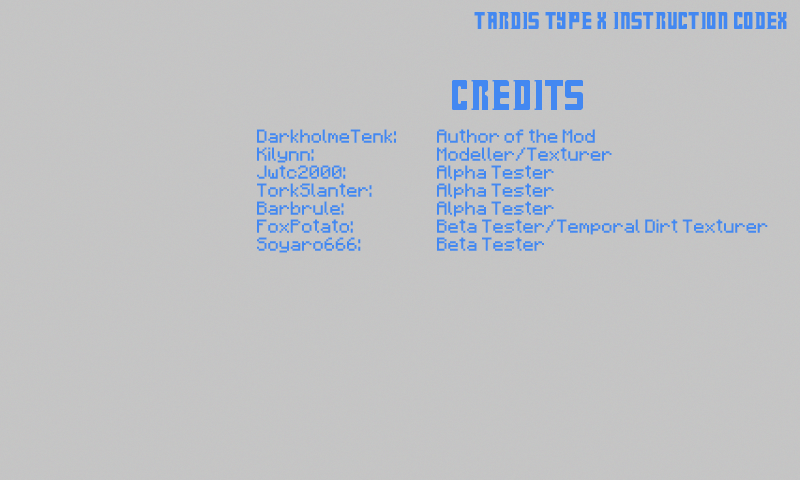
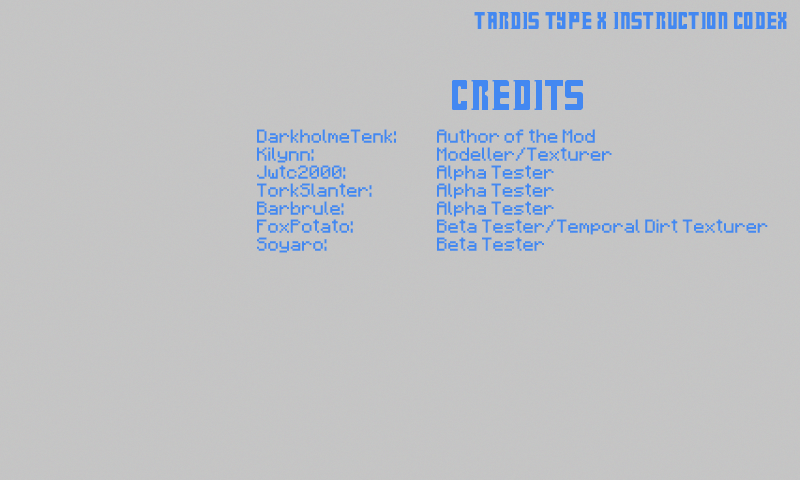
Comparing the layer stacks of the two (800, 480) images. Changes:
painted on "Credits DarkholmeTenk: Author of the Mod Kilynn: Modeller" over [324, 237, 361, 251]
